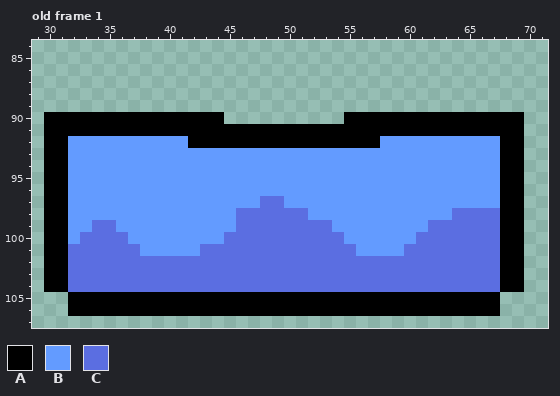
Edited in one commit: pixel-art file (Assets/Sprites/Cloth_Sprite/c_02.aseprite). Above: the version before the commit.
100x130 pixels, 1 frame. Shown: old frame 1: x 29..71, y 84..107.
Palette (. is transparent): A #000000  B #639bff  C #5b6ee1
Pixels before, old frame 1, first column x 30:
 90 AAAAAAAAAAAAAAA..........AAAAAAAAAAAAAAA
 91 AAAAAAAAAAAAAAAAAAAAAAAAAAAAAAAAAAAAAAAA
 92 AABBBBBBBBBBAAAAAAAAAAAAAAAABBBBBBBBBBAA
 93 AABBBBBBBBBBBBBBBBBBBBBBBBBBBBBBBBBBBBAA
 94 AABBBBBBBBBBBBBBBBBBBBBBBBBBBBBBBBBBBBAA
 95 AABBBBBBBBBBBBBBBBBBBBBBBBBBBBBBBBBBBBAA
 96 AABBBBBBBBBBBBBBBBBBBBBBBBBBBBBBBBBBBBAA
 97 AABBBBBBBBBBBBBBBBCCBBBBBBBBBBBBBBBBBBAA
 98 AABBBBBBBBBBBBBBCCCCCCBBBBBBBBBBBBCCCCAA
 99 AABBCCBBBBBBBBBBCCCCCCCCBBBBBBBBCCCCCCAA
100 AABCCCCBBBBBBBBCCCCCCCCCCBBBBBBCCCCCCCAA
101 AACCCCCCBBBBBCCCCCCCCCCCCCBBBBCCCCCCCCAA
102 AACCCCCCCCCCCCCCCCCCCCCCCCCCCCCCCCCCCCAA
103 AACCCCCCCCCCCCCCCCCCCCCCCCCCCCCCCCCCCCAA
104 AACCCCCCCCCCCCCCCCCCCCCCCCCCCCCCCCCCCCAA
105 ..AAAAAAAAAAAAAAAAAAAAAAAAAAAAAAAAAAAA..
106 ..AAAAAAAAAAAAAAAAAAAAAAAAAAAAAAAAAAAA..
Once edited:
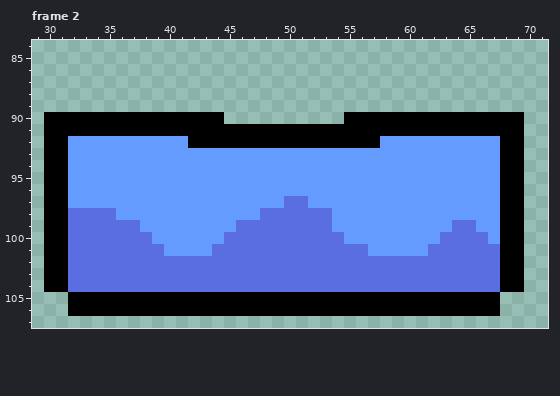
A new or re-ordered frame is compared with the old frame closest to it.
The exact change:
frames 1 -> 2
Changed rows in their new state; - is an unchanged pixel.
Frame 2 is new; against old frame 1:
first column x 32:
 97 ----------------BBCC----------------
 98 CCCC----------BB----CC----------BBBB
 99 CC--CC------------------------BB--BB
100 C----CC----------------------BB----B
101 ------CC---B------------C---BB------
Boxes around the changes in both pictures, in picture pixels (x1, y1, x2, y2):
changed: (68, 196, 500, 256)
